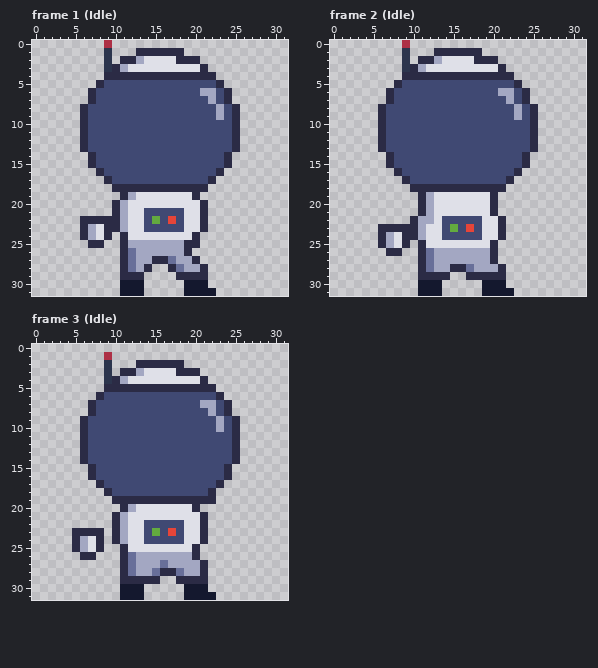
Edited in one commit: pixel-art file (Aseprite/Astronaut_Idle.aseprite). The first picture shows the starting point.
32x32 pixels, 3 frames. Shown: frame 1 (Idle), frame 2 (Idle), frame 3 (Idle).
The same view after the edit:
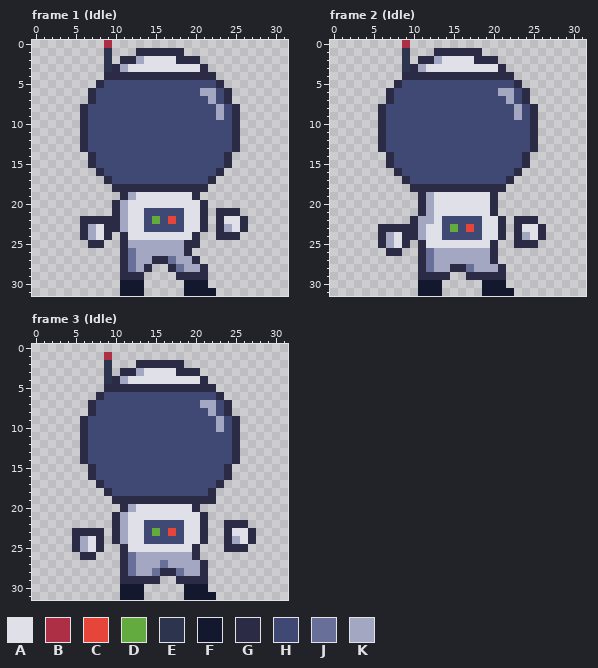
Palette (. is transparent): A #dfe0e8  B #ad2f45  C #e64539  D #63ab3f  E #2c354d  F #14182e  G #2b2b45  H #404973  J #686f99  K #a3a7c2
Log entry: Updating Astonaut's Hands :)
Edits made:
layer "Hand_R" now shown
Frame 1 (Idle), layer "Hand_R":
y 21: x 23..25 ... -> GGG
y 22: x 23..26 .... -> GAAG
y 23: x 23..26 .... -> GKAG
y 24: x 23..25 ... -> GGG
Frame 2 (Idle), layer "Hand_R":
y 22: x 23..25 ... -> GGG
y 23: x 23..26 .... -> GAAG
y 24: x 23..26 .... -> GKAG
y 25: x 23..25 ... -> GGG
Frame 3 (Idle), layer "Hand_R":
y 22: x 24..26 ... -> GGG
y 23: x 24..27 .... -> GAAG
y 24: x 24..27 .... -> GKAG
y 25: x 24..26 ... -> GGG
Where, in picture pixels (left, top, right, bottom), the same in both pictures:
added: (216, 208, 248, 240)
added: (514, 216, 546, 248)
added: (224, 520, 256, 552)
